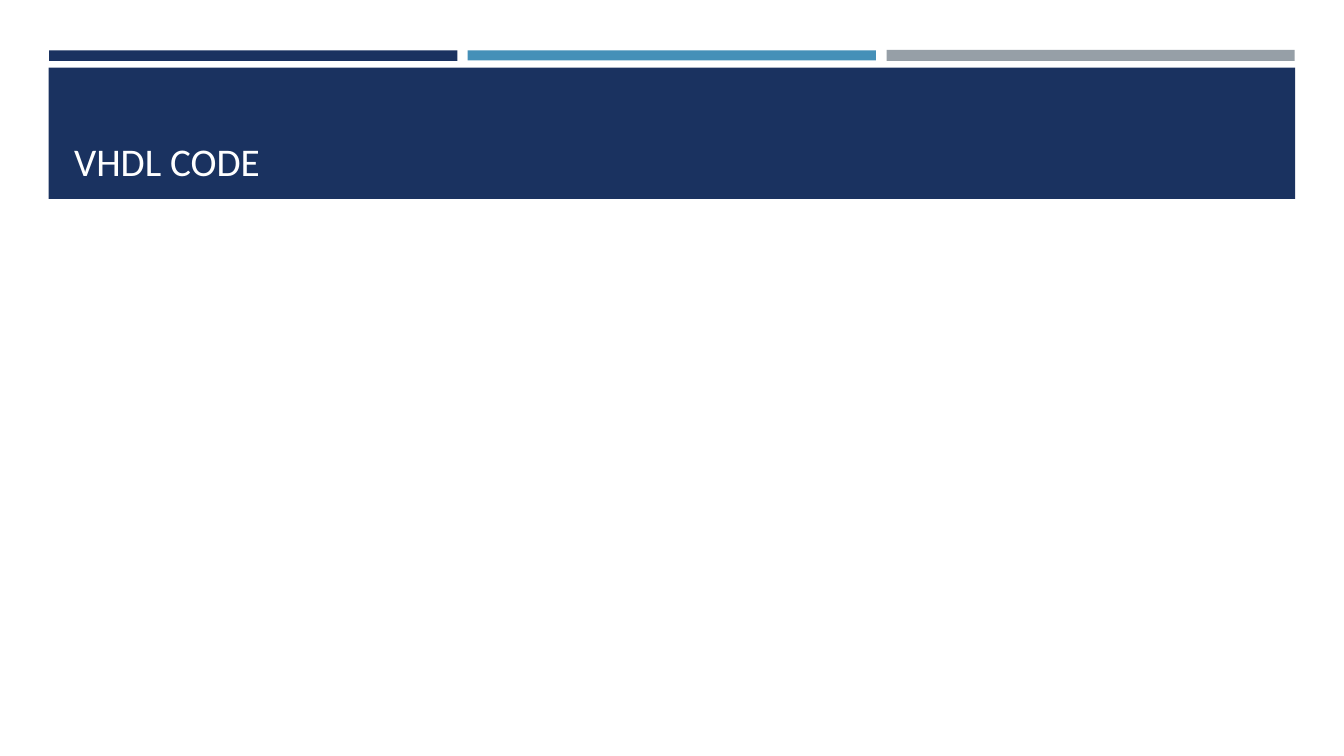
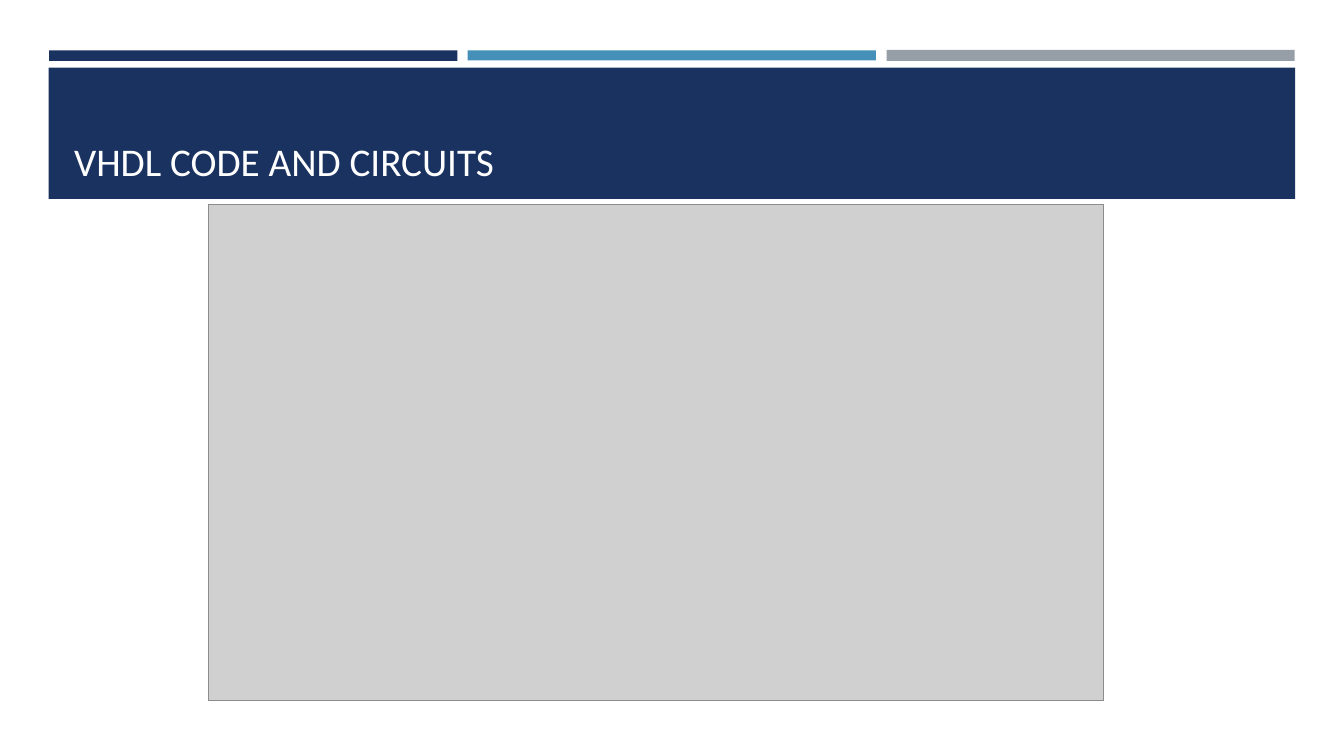
Before and after one commit to LisaJacklin/CS301_Project, a slide deck: slide 4 of CS301_ProjectPresentation.pptx (slide 3 before the commit). Drawn at 1344x756 pixels with LibreOffice and Linux fonts; fonts in the diff are those of the drawing; grey boxes stand for pictures. Boxes give left, top, right and bottom in pixels: in the first picture for what was removed or moved away, otherwise in the second. Text is boxed around its words. In the diff, an @@ line names an element or a change of style, - is before the commit and + after.

Commit message:
presentation work

```diff
--- a/CS301_ProjectPresentation.pptx
+++ b/CS301_ProjectPresentation.pptx
@@ title at <box>74,150,494,177</box>: text changed @@
-VHDL CODE
+VHDL CODE AND CIRCUITS
@@ picture added at <box>209,204,1104,696</box> @@
@@ picture added at <box>209,205,1104,701</box> @@
```
Also in this commit, not shown: 2 other slides changed, 9 slides added, 2 slides removed, 2 other files.
